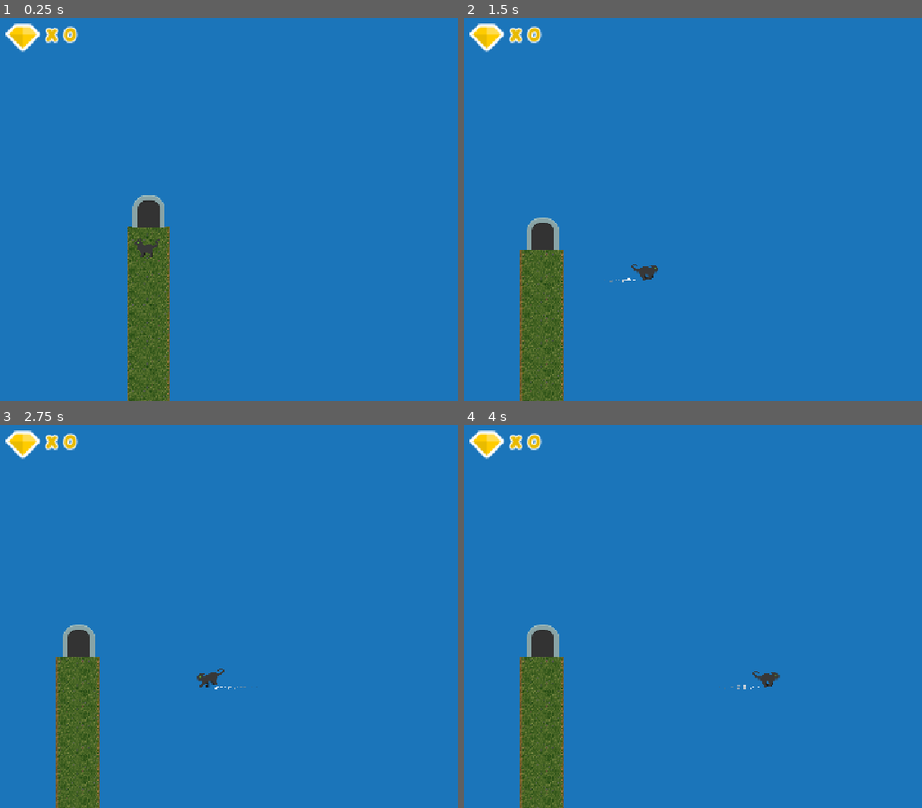
Above: before the commit, frames 1-4 (two rows, left to right).
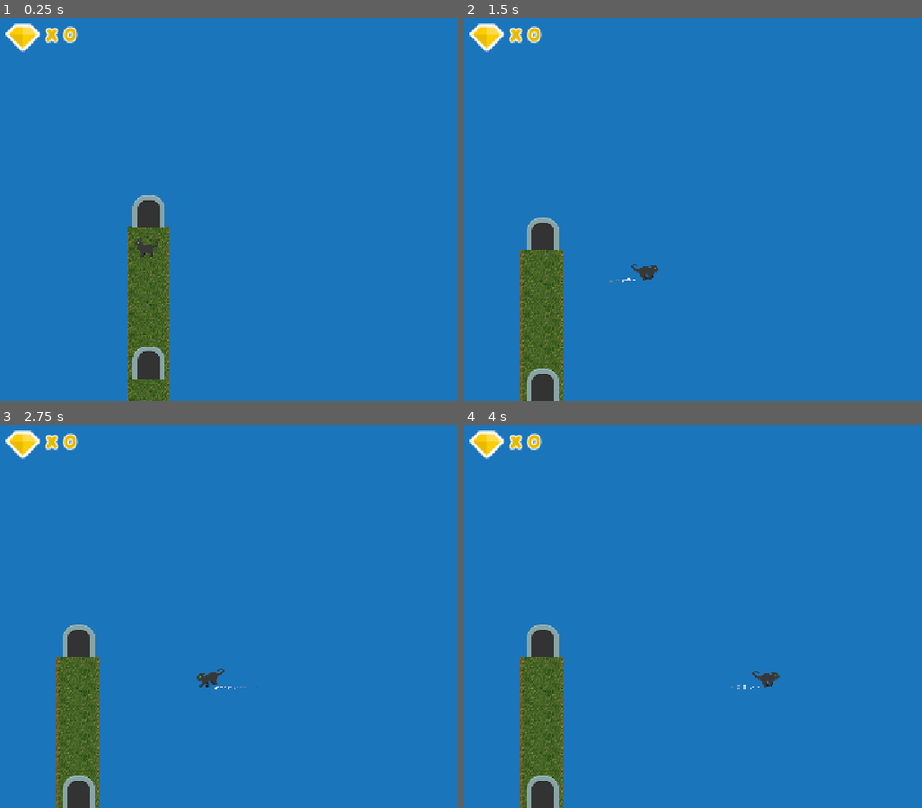
Above: after the commit, the same moments.

Repository: valfrom/Katalog
Game: Godot game, scene res://Scenes/Maps/Map_01.tscn
Same seed, same stepped clock (60 frames per second), same inputs: the game is played once before the commit and once after it.
Inputs:
- Up to frame 1 (0.25 s): no input
- Up to frame 2 (1.5 s): hold Shift (Walk) 0.53-1.28 s; hold D (Right) from 0.53 s (still down); tap Space (Jump) at 0.77 s; tap Shift (Walk) at 1.35 s
- Up to frame 3 (2.75 s): tap Space (Jump) at 1.52 s; release D (Right) at 2.03 s; hold A (Left) from 2.03 s (still down); hold Shift (Walk) from 2.03 s (still down)
- Up to frame 4 (4 s): release A (Left) at 2.78 s; release Shift (Walk) at 2.78 s; hold D (Right) from 2.78 s (still down); tap Shift (Walk) at 2.85 s; tap Space (Jump) at 3.02, 3.77 s; hold Shift (Walk) from 3.53 s (still down)

The runs differ from the first frame. In frame 1, 0.6% of the frame differs, in the area x 28-36%, y 85-95%; in frame 2, 0.6%; in frame 3, 0.6%; in frame 4, 0.6%.

Commit message:
Add Another door

Diff:
--- a/Scenes/Maps/Map_01.tscn
+++ b/Scenes/Maps/Map_01.tscn
@@ -9,7 +9,7 @@
 [ext_resource type="Texture2D" uid="uid://clreg520jah1j" path="res://Assets/platformPack_item008.png" id="6_ibvhe"]
 [ext_resource type="FontFile" uid="uid://qgc4vi5osk7v" path="res://Assets/Fonts/Star Choco.ttf" id="7_pulu1"]
 
-[node name="Level_01" type="Node2D" unique_id=283502532]
+[node name="Level_02" type="Node2D" unique_id=283502532]
 
 [node name="Player" parent="." unique_id=81063507 instance=ExtResource("1_je8nv")]
 z_index = 1
@@ -45,6 +45,12 @@
 [node name="LevelFinishDoor" parent="Level" unique_id=277666021 instance=ExtResource("3_7p701")]
 z_index = 1
 position = Vector2(145, 457)
+scale = Vector2(0.5, 0.5)
+next_scene_path = "uid://cjanwm3sy2x37"
+
+[node name="LevelFinishDoor2" parent="Level" unique_id=508136980 instance=ExtResource("3_7p701")]
+z_index = 1
+position = Vector2(145, 681)
 scale = Vector2(0.5, 0.5)
 next_scene_path = "uid://cjanwm3sy2x37"
 
